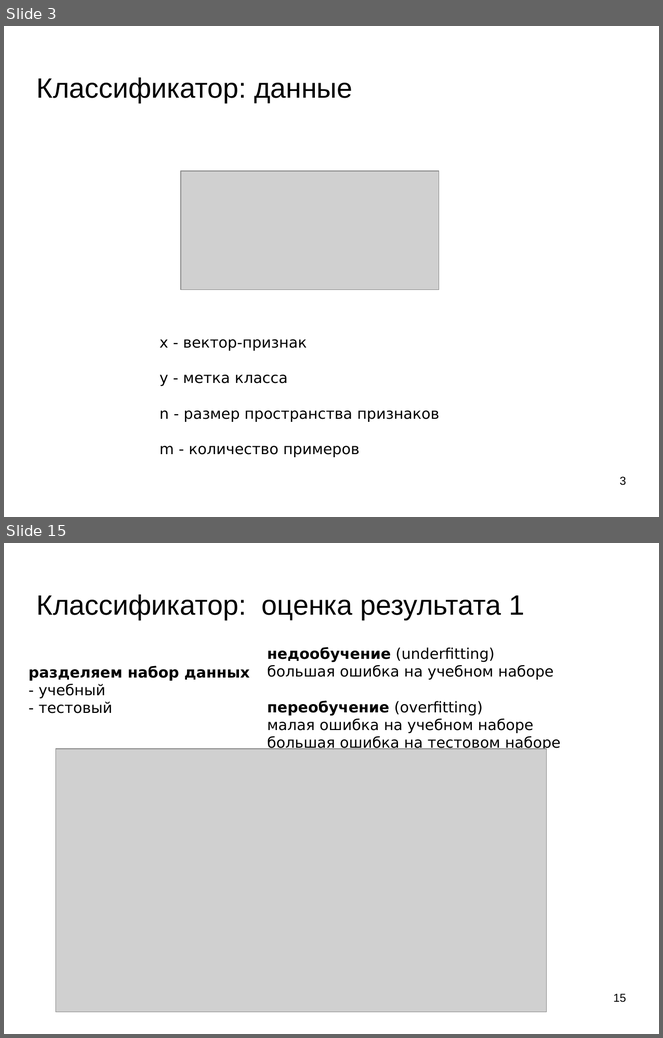
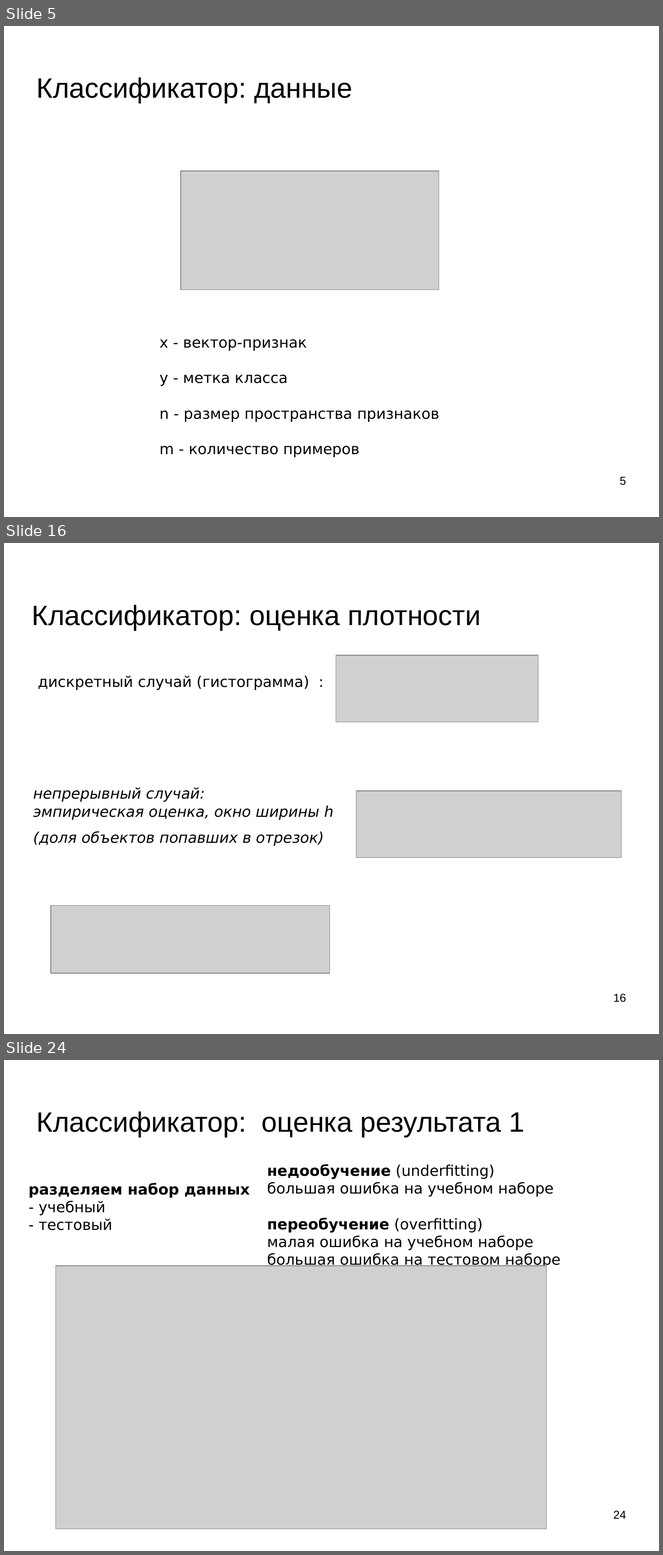
Before and after one commit to mechanoid5/ml_lectorium_legacy, a slide deck: 04-bayes.odp. Shown one above the other, each under a label of ours: slides 3 and 15 before the commit, slides 5, 16 and 24 after it; the slides between them are not shown. The pictures are 663x1038 and 663x1555 pixels, drawn with LibreOffice and Linux fonts; fonts in the diff are those of the drawing; grey boxes stand for pictures; background and template pictures are left out. Boxes give left, top, right and bottom in pixels: in the first picture for what was removed or moved away, otherwise in the second. Text is boxed around its words. In the diff, an @@ line names an element or a change of style, - is before the commit and + after.

```diff
--- a/04-bayes.odp
+++ b/04-bayes.odp
@@ slide 16 added at (4,543,659,1034), background picture (left out) @@
@@ title added at (32,605,481,630), 33.9 pt, text #000000 @@
+Классификатор: оценка плотности
@@ picture added at (336,655,539,722) @@
@@ text added at (38,676,309,690), 18 pt, text #000000 @@
+дискретный случай (гистограмма) :
@@ text added at (33,787,334,846), 18 pt, text #000000, italic @@
+непрерывный случай:
+эмпирическая оценка, окно ширины h
+(доля объектов попавших в отрезок)
@@ picture added at (357,791,622,858) @@
@@ picture added at (51,905,331,974) @@
@@ page number added at (613,994,626,1003), 14 pt, text #000000 @@
+16
@@ what was slide 3 is now slide 5 @@
@@ page number at (620,477,626,486): text changed @@
-3
+5
@@ what was slide 15 is now slide 24 @@
@@ page number at (613,1511,626,1519): text changed @@
-15
+24
```
Also in this commit, not shown: 11 slides changed, 9 other slides added, 1 slide removed, 4 other files.
